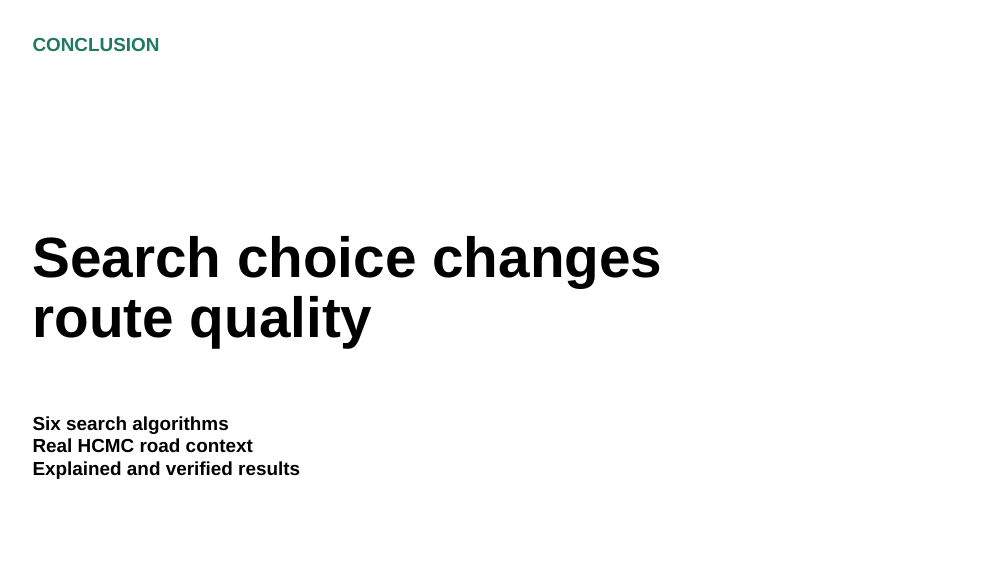
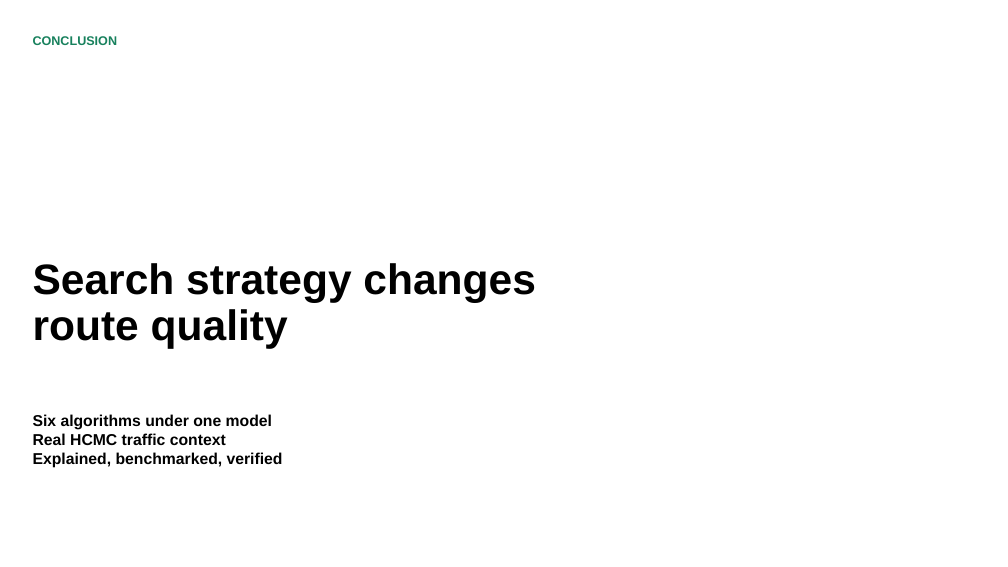
Before and after one commit to Group-1-Lab-AI101/lab-1, a slide deck: slide 20 of output/presentation/1 - Slide.pptx (slide 15 before the commit). Drawn at 1008x567 pixels with LibreOffice and Linux fonts; fonts in the diff are those of the drawing. Boxes give left, top, right and bottom in pixels: in the first picture for what was removed or moved away, otherwise in the second. Text is boxed around its words. In the diff, an @@ line names an element or a change of style, - is before the commit and + after.

```diff
--- a/output/presentation/1 - Slide.pptx
+++ b/output/presentation/1 - Slide.pptx
@@ text "CONCLUSION" at (x1=33, y1=36, x2=118, y2=45): size 18 to 12 pt, text colour #1F7A62 to #18815D @@
@@ text at (x1=33, y1=263, x2=536, y2=348): text changed; size 54 to 40.5 pt @@
-Search choice changes
-route quality
+Search strategy changes
+route quality
@@ text at (x1=33, y1=414, x2=283, y2=468): text changed; size 18 to 15 pt @@
-Six search algorithms
-Real HCMC road context
-Explained and verified results
+Six algorithms under one model
+Real HCMC traffic context
+Explained, benchmarked, verified
```
Also in this commit, not shown: 13 other slides changed, 6 slides added, 1 slide removed, 2 other files.
